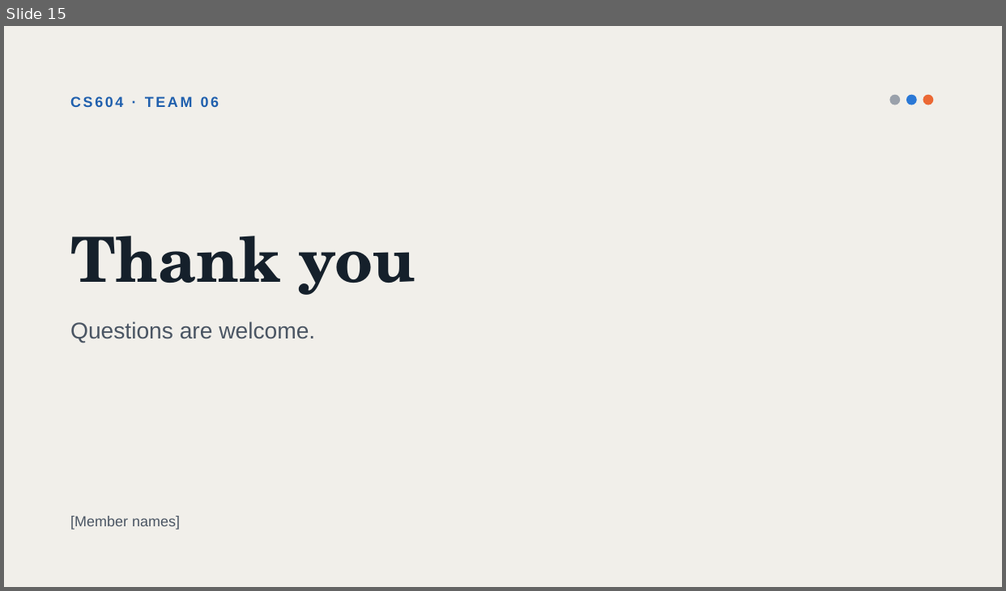
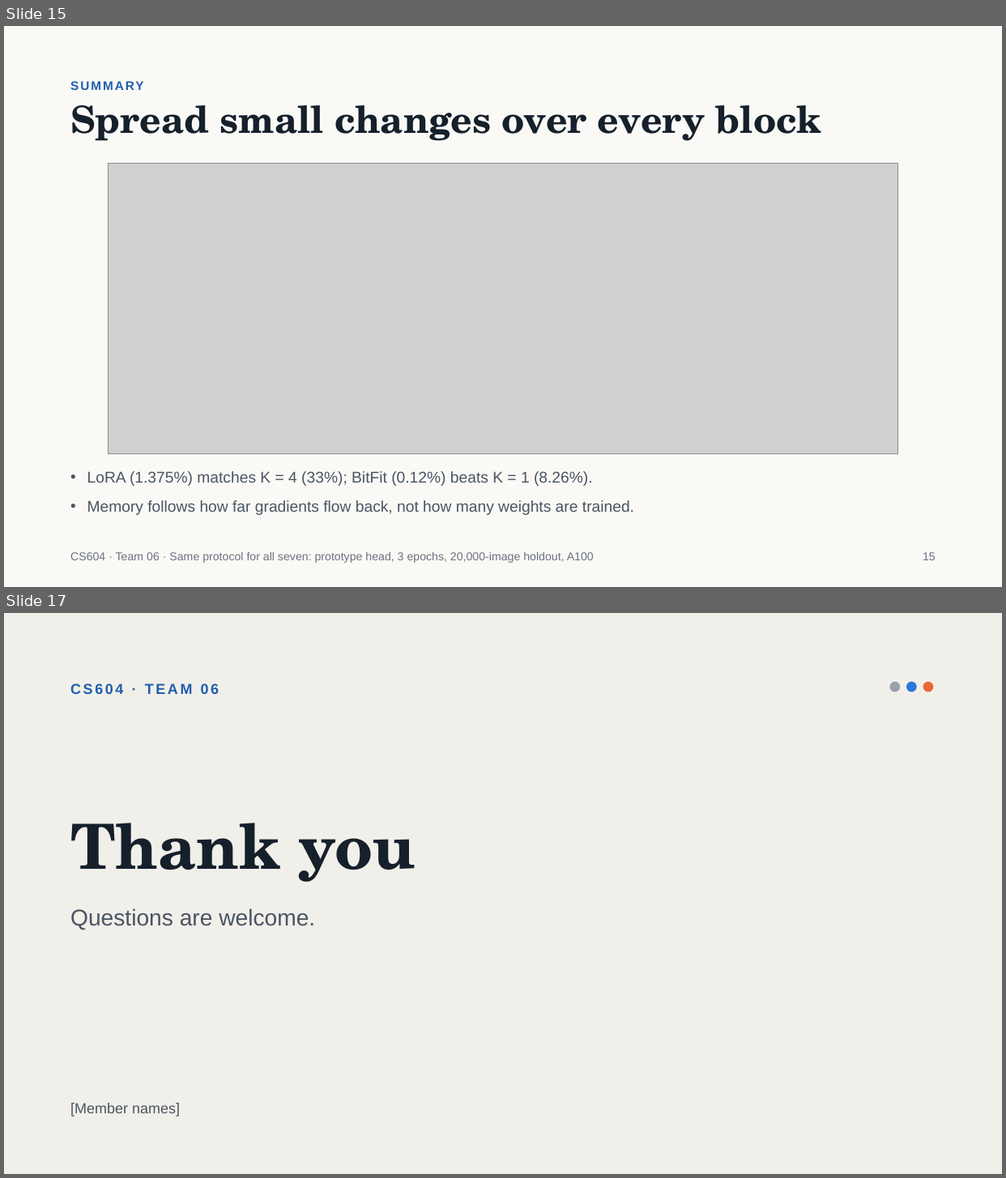
Before and after one commit to jiaobuchong/deep-cv, a slide deck: cs604_team06_slides.pptx. Shown one above the other, each under a label of ours: slide 15 before the commit, slides 15 and 17 after it; the slides between them are not shown. The pictures are 1006x591 and 1006x1178 pixels, drawn with LibreOffice and Linux fonts; fonts in the diff are those of the drawing; grey boxes stand for pictures. Boxes give left, top, right and bottom in pixels: in the first picture for what was removed or moved away, otherwise in the second. Text is boxed around its words. In the diff, an @@ line names an element or a change of style, - is before the commit and + after.

```diff
--- a/cs604_team06_slides.pptx
+++ b/cs604_team06_slides.pptx
@@ slide 15 added at [4, 26, 1002, 587], background #FAF9F6 @@
@@ text added at [70, 78, 936, 92], 12 pt, text #1F5FAD, bold @@
+SUMMARY
@@ title added at [70, 105, 821, 141], 36 pt, text #15202B, bold @@
+Spread small changes over every block
@@ picture added at [108, 164, 898, 454] @@
@@ text added at [87, 472, 634, 515], 15 pt, text #4A5563 @@
+• LoRA (1.375%) matches K = 4 (33%); BitFit (0.12%) beats K = 1 (8.26%).
+• Memory follows how far gradients flow back, not how many weights are trained.
@@ text added at [70, 552, 594, 563], 11 pt, text #6B7280 @@
+CS604 · Team 06 · Same protocol for all seven: prototype head, 3 epochs, 20,000-image holdout, A100
@@ text added at [923, 552, 936, 561], 11 pt, text #6B7280 @@
+15
@@ what was slide 15 is now slide 17 @@
```
Also in this commit, not shown: 6 slides changed, 11 other slides added, 9 slides removed, 11 other files.
